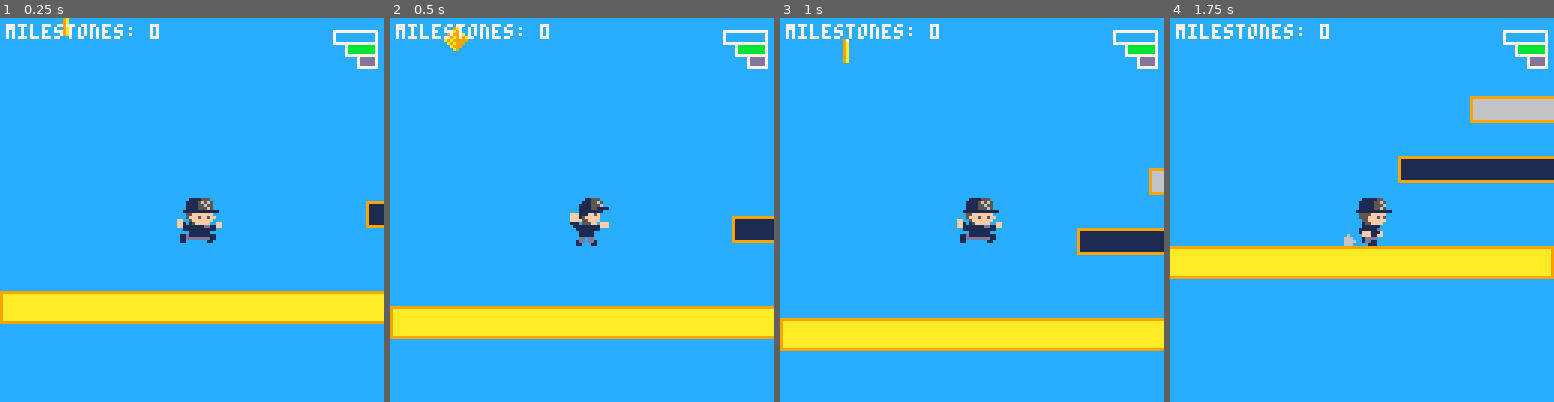
Above: before the commit, frames 1-4 (left to right).
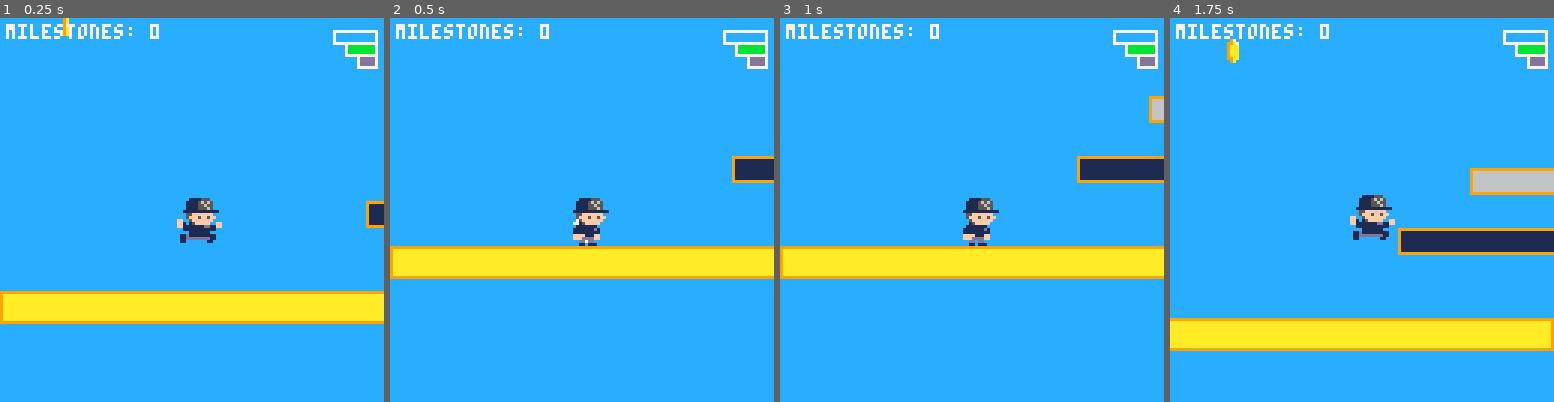
Above: after the commit, the same moments.

Repository: teamgantt/gantt-runner
Game: PICO-8 cartridge gantt-runner.p8
Two runs of this game, one before a commit and one after it. Both use one fixed random seed, a clock stepped at 60 frames per second and the inputs below.
Inputs:
- Up to frame 1 (0.25 s): no input
- Up to frame 2 (0.5 s): tap X (X key) at 0.33 s
- Up to frame 3 (1 s): tap O (Z key) at 0.7 s
- Up to frame 4 (1.75 s): tap X (X key) at 1.07 s; hold Right from 1.6 s (still down); tap O (Z key) at 1.7 s

Frame 1 is identical in both runs. In frame 2, 19% of the frame differs, in the area x 0-100%, y 2-84%; in frame 3, 21%; in frame 4, 25%, in the area x 0-100%, y 5-87%.

Commit message:
improves player run sfx and particles

Diff:
--- a/src/player.lua
+++ b/src/player.lua
@@ -26,6 +26,7 @@
 		-- sfx
 		sfx_jump=0,
 		sfx_land=1,
+		sfx_step=3,
 
 		-- sprites
 		idle_s=32,
@@ -38,6 +39,16 @@
 		frames={34,36,34},
 		cur_s=34,
 		timing=.4
+	}
+	run_sfx={
+		elapsed=0,
+		step=function(timing)
+			run_sfx.elapsed+=timing
+			if (run_sfx.elapsed >= 1) then
+				run_sfx.elapsed=0
+				sfx(player.sfx_step)
+			end
+		end
 	}
 end
 
@@ -52,7 +63,9 @@
 		player.flip_x=true
 		-- player.move='run'
 		player.feet_x=player.x+8
-		if (player.on_platform) then player.move='run' end
+		if (player.on_platform) then
+			player.move='run'
+		end
 	end -- left
 
 	if (btn(➡️)) then
@@ -76,10 +89,7 @@
 		player.dy-=player.boost
 		player.can_jump=false
 		sfx(player.sfx_jump)
-	elseif btnp(❎) and player.can_jump == true then --early jump
-		player.dy=-player.boost
-		player.can_jump=false
-		sfx(player.sfx_jump)
+		dust(player.feet_x-4,player.feet_y,2,3,{6,7},4)
 	end
 
 
@@ -109,8 +119,13 @@
 
 
  --animate player run
- if run_anim.f >= count(run_anim.frames) then
+  if run_anim.f >= count(run_anim.frames) then
 		run_anim.f = 1
+	end
+
+	--handle player sfx
+	if (player.on_platform and player.move =='run') then
+		run_sfx.step(.2)
 	end
 
 	--running animations
@@ -120,6 +135,7 @@
 
 		if player.move == 'sprint' then
 			dust(player.feet_x,player.feet_y,2,1,{6,7},4)
+			run_sfx.step(.3)
 		end
 	else
 		run_anim.f=1
Not shown, changed: the sound effects (__sfx__) section of gantt-runner.p8
